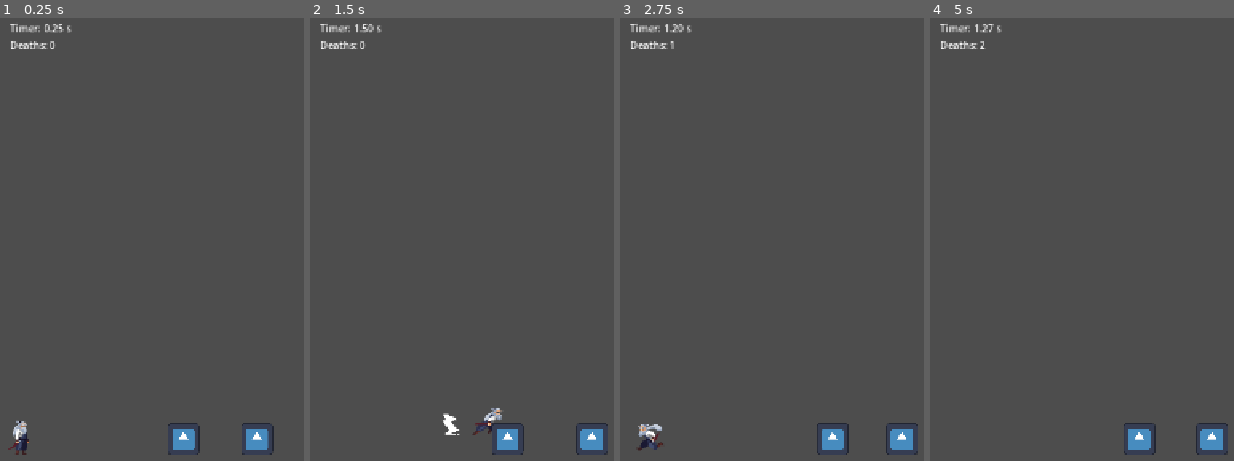
Above: before the commit, frames 1-4 (left to right).
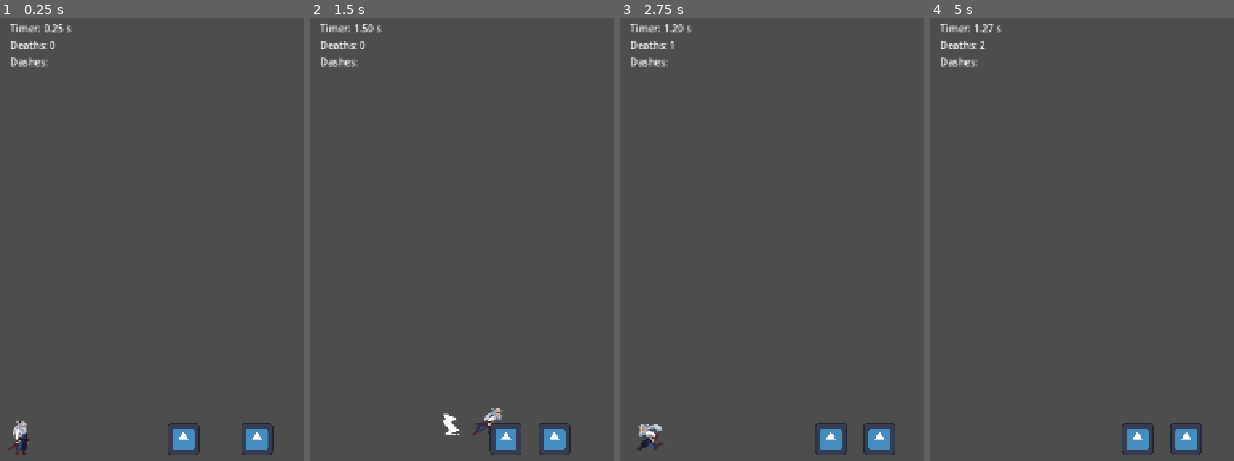
Above: after the commit, the same moments.

Repository: Maxington20/celeste-clone
Game: Godot game, scene res://scenes/levels/level_01.tscn
The game is run twice, just before and just after one commit, with the same random seed, the same clock (stepped at 60 frames per second) and the same inputs. The project has no main scene, so this scene is started directly. The engine's default icon, where the game draws it, is replaced by a stand-in: a white triangle on a blue panel in a dark square.
Inputs:
- Up to frame 1 (0.25 s): no input
- Up to frame 2 (1.5 s): hold D (move_right) from 0.53 s (still down); tap Shift (dash) at 0.6, 1.35 s; tap Space (jump) at 0.77 s
- Up to frame 3 (2.75 s): tap Space (jump) at 1.52 s; release D (move_right) at 2.03 s; hold A (move_left) from 2.03 s (still down); tap Shift (dash) at 2.1 s
- Up to frame 4 (5 s): release A (move_left) at 2.78 s; hold D (move_right) 2.78-4.28 s; tap Shift (dash) at 2.85, 3.6, 4.35 s; tap Space (jump) at 3.02, 3.77, 4.52 s; hold A (move_left) from 4.28 s (still down)

The runs differ from the first frame. In frame 1, 0.2% of the frame differs, in the area x 3-16%, y 8-12%; in frame 2, 1.1%; in frame 3, 1.2%, in the area x 3-99%, y 8-99%; in frame 4, 1.2%.

Commit message:
fixed walker movement.

Diff:
--- a/scenes/enemies/walker.gd
+++ b/scenes/enemies/walker.gd
@@ -13,23 +13,33 @@
 func _ready() -> void:
 	start_position = global_position
 
-func _physics_process(delta: float) -> void:
 
-	velocity.x = move_speed *  direction
+func _physics_process(_delta: float) -> void:
+	velocity.x = move_speed * direction
+
+	move_and_slide()
+
+	# Turn around if something blocks the walker.
+	if is_on_wall():
+		reverse_direction()
+
+	# Turn around after travelling the configured patrol distance.
+	elif abs(global_position.x - start_position.x) >= travel_distance:
+		reverse_direction()
 
 
-	if abs(global_position.x - start_position.x) >= travel_distance:
-		start_position = global_position
-		direction *= -1
-
-	move_and_slide()
+func reverse_direction() -> void:
+	start_position = global_position
+	direction *= -1
 
 
 func _on_stomp_area_body_entered(body: Node2D) -> void:
 	call_deferred("disable_collision_layers")
 	body.velocity.y = bounce_velocity
+
 	var tween = create_tween()
 	tween.tween_property($Visuals, "scale", Vector2.ZERO, 0.2)
+
 	await tween.finished
 	queue_free()
 
--- a/scenes/levels/level.tscn
+++ b/scenes/levels/level.tscn
@@ -52,5 +52,9 @@
 layout_mode = 2
 text = "Deaths: 0"
 
+[node name="DashCount" type="Label" parent="HUD/MarginContainer/VBoxContainer" unique_id=176924239]
+layout_mode = 2
+text = "Dashes: "
+
 [connection signal="player_died" from="Player" to="." method="_on_player_player_died"]
 [connection signal="exit_to_next_level" from="EndLevelDoor" to="." method="_on_end_level_door_exit_to_next_level"]
